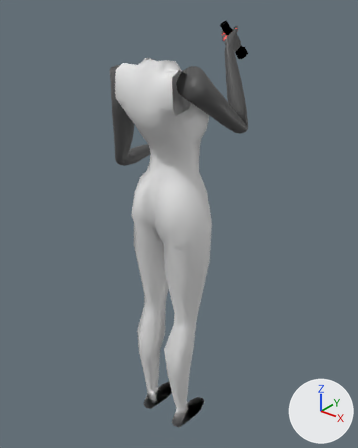
The Blender file char_models/viewport_hand.blend: old version first, new version second.
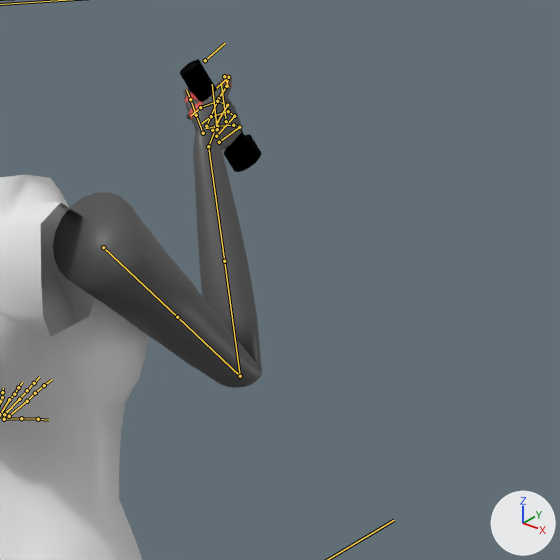
Each version appears first whole from a camera (50 mm lens) standing at (0.99, -1.136, 0.862) and looking at (-0.077, 0.197, 0.036), and next in a close-up on the part from 44% to 98% of the width and 0% to 43% of the height. Arrows for +X, +Y and +Z are at lower right; the lights stay in place. Both versions are drawn at frame 2 of the action 'p2000_fire'; the numbers are the values there. The bones that bend it are drawn over the model as lines in the close-ups.

The first close-up shows 'arms', 'flashlight --noimp', 'reference body --noimp'.
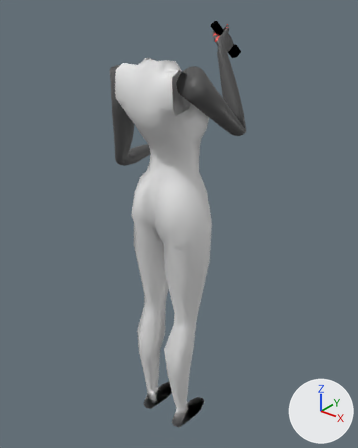
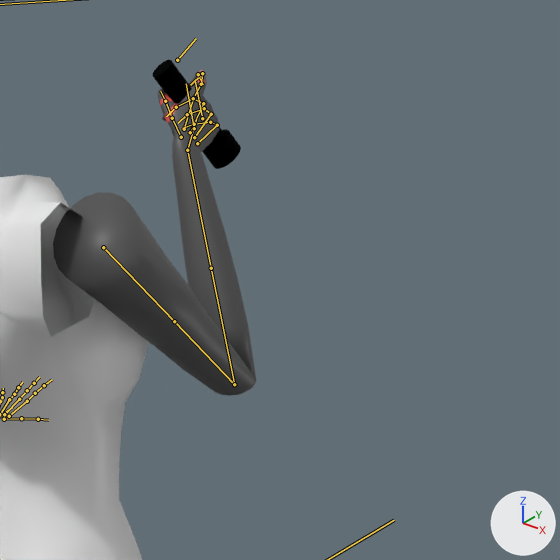
What the commit changed:
Bone 'hand_ik.R' (bone_hand_ik_r) moves from (-1.375, 0.619, 0.105) to (-1.375, 0.537, 0.105).
Bone 'hand_ik.R' (bone_hand_ik_r) turns from (54, 45, 145) to (57, 40, 150) degrees about its own x, y and z.

Boxes [x1, y1, x2, y2] around the edits, measured in the close-ups (560 x 560 px):
'arms', posed
    before: [53, 74, 262, 388]
    after: [53, 70, 256, 396]
'flashlight --noimp', posed (9% wider)
    before: [180, 59, 261, 172]
    after: [153, 60, 241, 169]
